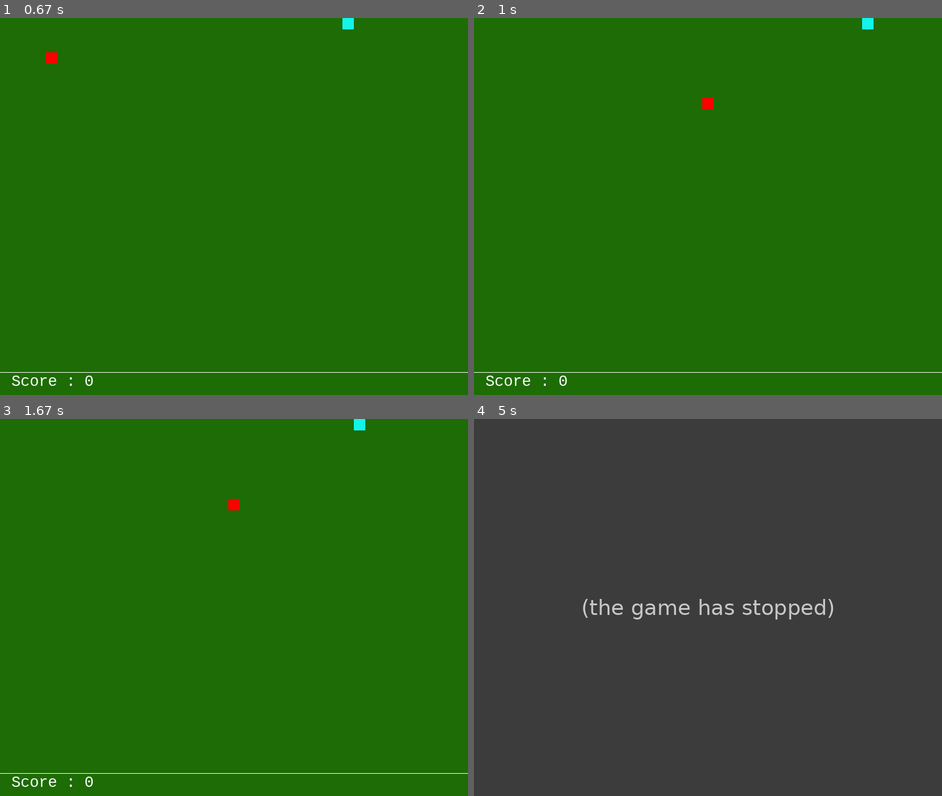
Above: before the commit, frames 1-4 (two rows, left to right).
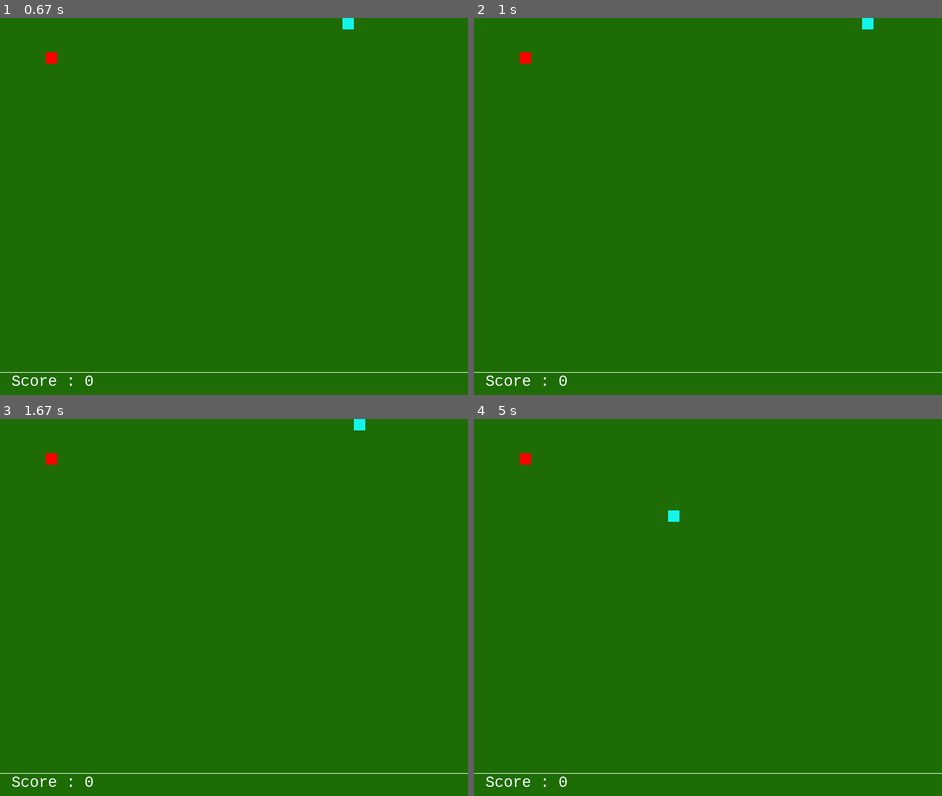
Above: after the commit, the same moments.

Repository: Kgeek33/NSI_Terminale
Game: pygame game, started from TD Snake/snake_jeu.py
The game is run twice, just before and just after one commit, with the same random seed, the same clock (stepped at 60 frames per second) and the same inputs.
Inputs:
- Up to frame 1 (0.67 s): hold Right from 0.33 s (still down)
- Up to frame 2 (1 s): release Right at 0.8 s
- Up to frame 3 (1.67 s): hold Left 1.17-1.63 s
- Up to frame 4 (5 s): hold Down 2.23-2.53 s; hold Left 2.57-2.97 s; hold Right 3.4-4.03 s; hold Down 4.07-4.43 s; hold Left 4.47-4.93 s; hold Right from 4.97 s (still down)

Frame 1 is identical in both runs. In frame 2, 0.1% of the frame differs, in the area x 9-52%, y 9-25%; in frame 3, 0.1%; in frame 4, 100%, in the area x 0-100%, y 0-100%.
Before the commit the program exited at 4.98 s; later frames show no game.

Commit message:
change la durée de 5 à 50

Diff:
--- a/TD Snake/snake_jeu.py
+++ b/TD Snake/snake_jeu.py
@@ -26,7 +26,7 @@
 
     DEScoor = Point(20, 10, randint(0, H_SCORE_EN_PXL - 10),
                     randint(0, H_SCORE_EN_PXL - 10), RED)
-    LApomme = Pomme(DEScoor, 5)
+    LApomme = Pomme(DEScoor, 50)
     LApomme.placer()
 
     LEscore = 0
@@ -44,7 +44,7 @@
                 spg.score(0, snake.y_max, Point.taille_pxl, LEscore, WHITE)
             DEScoor = Point(20, 10, randint(0, H_SCORE_EN_PXL - 10), randint(0,
                             H_SCORE_EN_PXL - 10), L_COLORS[randint(1, len(L_COLORS))-1])
-            LApomme = Pomme(DEScoor, 5)
+            LApomme = Pomme(DEScoor, 50)
             LApomme.placer()
         if LApomme.pourrie(0.5):
             LApomme.jeter()
